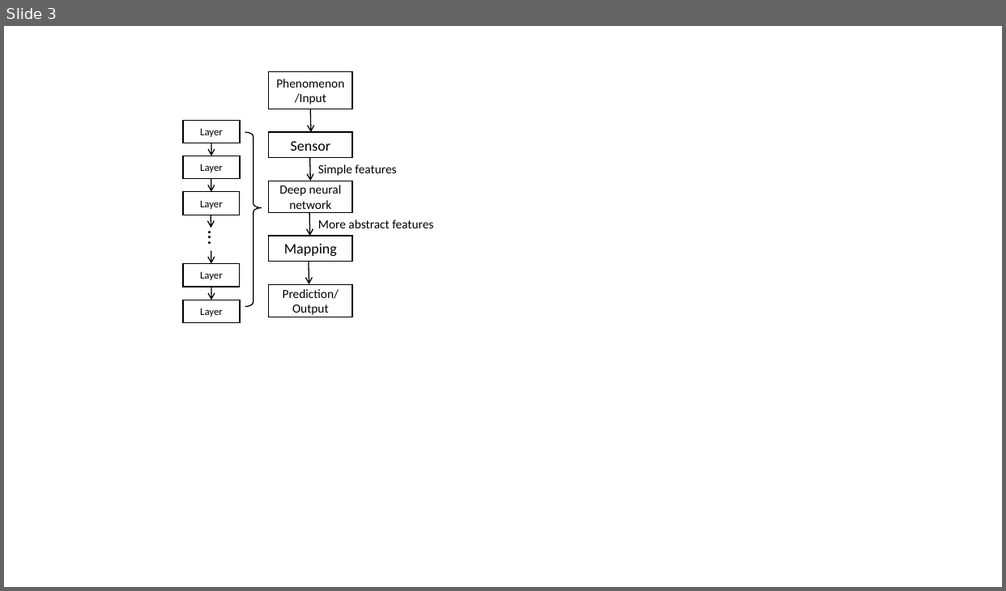
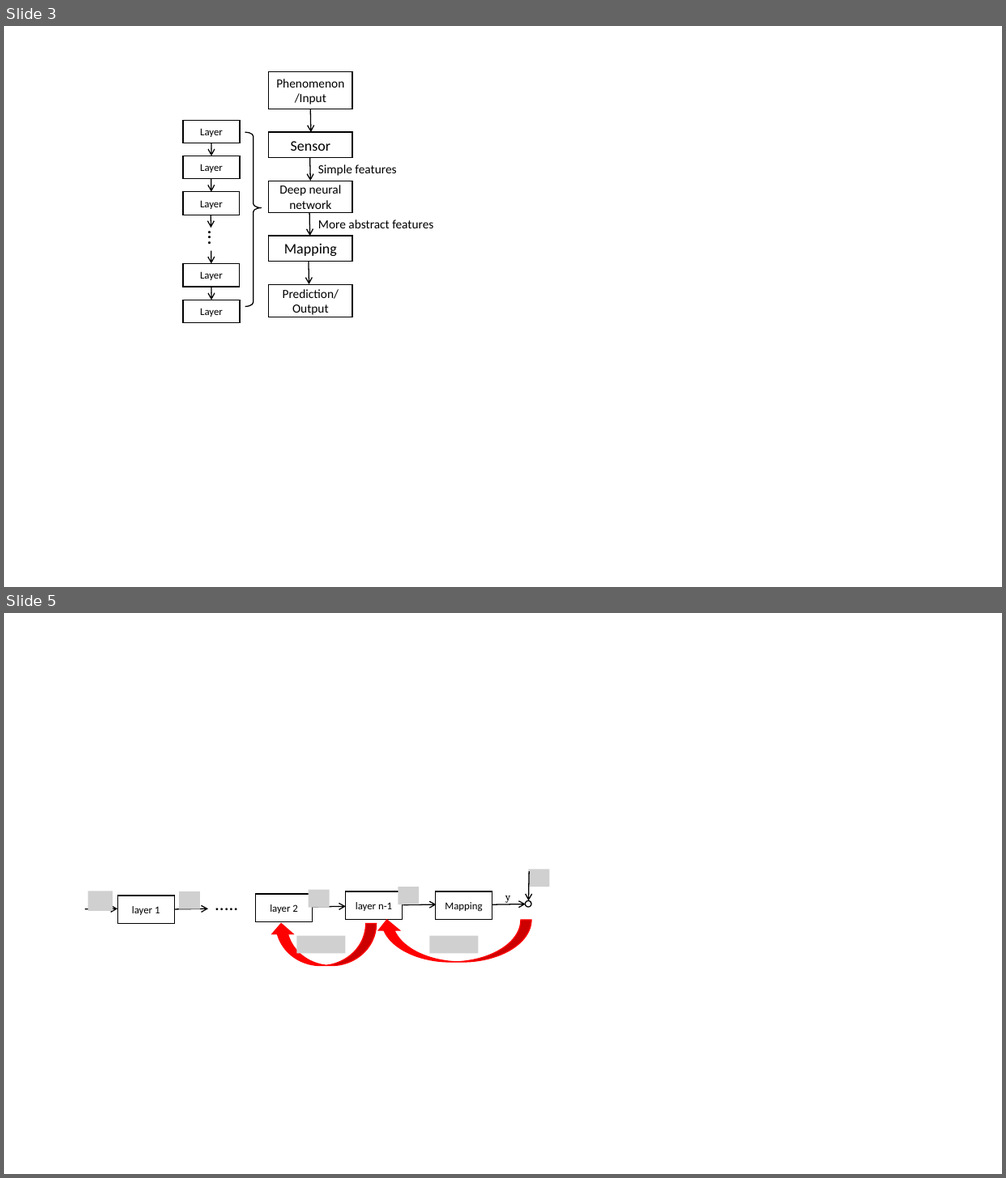
Before and after one commit to ShengzheOuyang/latex_template_students, a slide deck: 插图制作.pptx. Shown one above the other, each under a label of ours: slide 3 before the commit, slides 3 and 5 after it; the slides between them are not shown. The pictures are 1006x591 and 1006x1178 pixels, drawn with LibreOffice and Linux fonts; fonts in the diff are those of the drawing; grey boxes stand for pictures. Boxes give left, top, right and bottom in pixels: in the first picture for what was removed or moved away, otherwise in the second. Text is boxed around its words. In the diff, an @@ line names an element or a change of style, - is before the commit and + after.

```diff
--- a/插图制作.pptx
+++ b/插图制作.pptx
@@ slide 5 added at (4,613,1002,1174), background #FFFFFF @@
@@ picture added at (529,869,550,887) @@
@@ arrow added from (530, 871) to (529, 901), #000000 1 pt @@
@@ picture added at (88,892,113,912) @@
@@ rectangle added at (117,896,175,924), outline #000000 1 pt, 10 pt, text #000000 @@
+layer 1
@@ picture added at (179,892,200,909) @@
@@ text added at (207,888,246,918), 18 pt, text #000000 @@
+.....
@@ rectangle added at (256,894,313,922), outline #000000 1 pt, 10 pt, text #000000 @@
+layer 2
@@ picture added at (309,890,330,908) @@
@@ rectangle added at (345,892,403,919), outline #000000 1 pt, 10 pt, text #000000 @@
+layer n-1
@@ picture added at (398,887,419,905) @@
@@ rectangle added at (435,892,492,919), outline #000000 1 pt, 10 pt, text #000000 @@
+Mapping
@@ text added at (505,896,510,903), 10 pt, text #000000 @@
+y
@@ ellipse added at (525,901,531,907), outline #000000 1 pt @@
@@ arrow added from (85, 909) to (117, 909), #000000 1 pt @@
@@ arrow added from (175, 909) to (208, 909), #000000 1 pt @@
@@ curved up arrow added at (270,924,376,965), fill #FF0000, outline #FF0000 1 pt @@
@@ arrow added from (313, 907) to (346, 906), #000000 1 pt @@
@@ curved up arrow added at (376,920,531,962), fill #FF0000, outline #FF0000 1 pt @@
@@ arrow added from (403, 905) to (437, 905), #000000 1 pt @@
@@ arrow added from (492, 905) to (526, 905), #000000 1 pt @@
@@ picture added at (296,935,345,954) @@
@@ picture added at (429,935,478,954) @@
```
Also in this commit, not shown: 1 slide changed, 4 other files.
